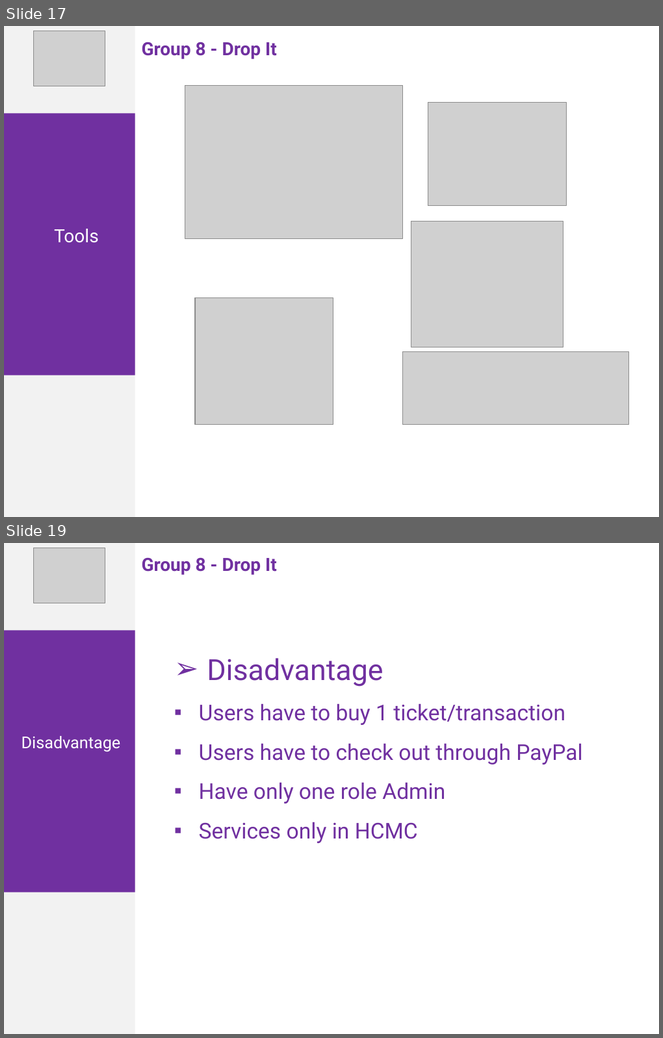
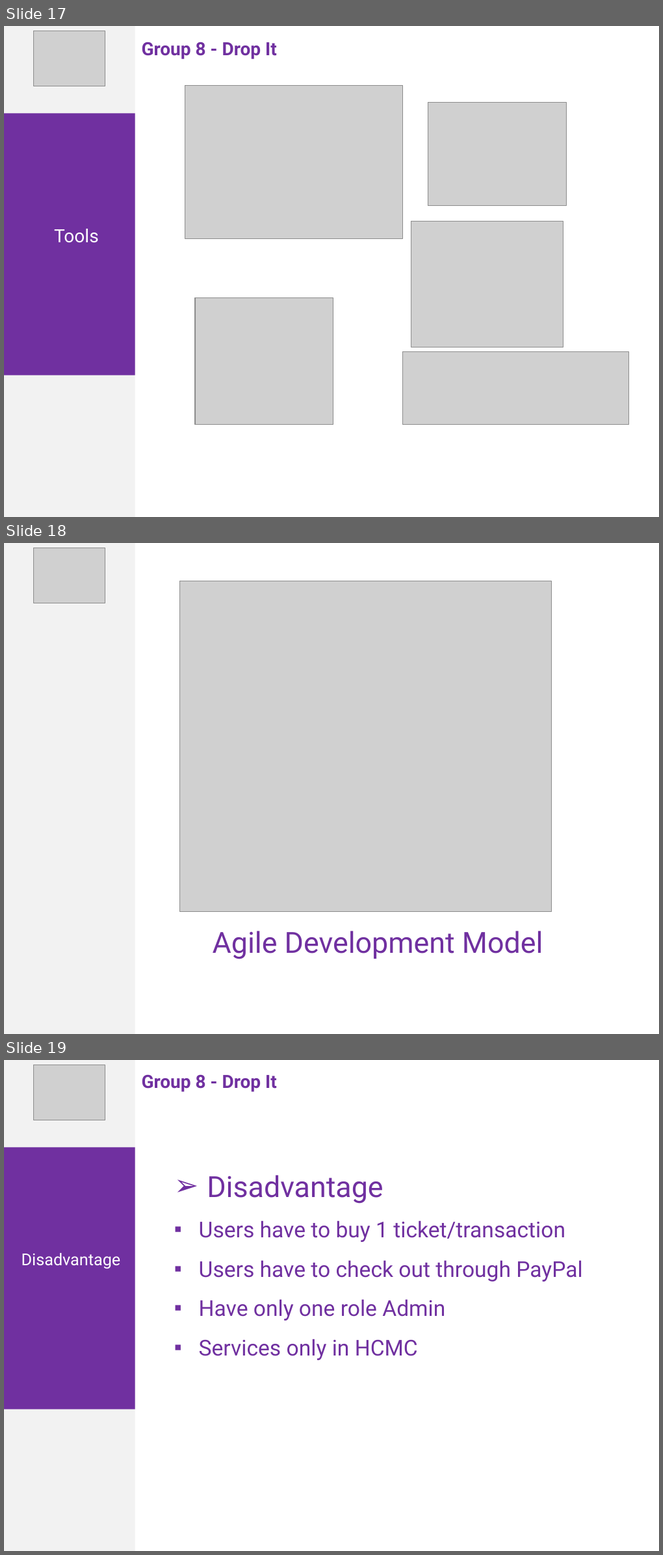
Before and after one commit to phonglk/fptu_capstone, a slide deck: Document/Present.pptx. Shown one above the other, each under a label of ours: slides 17 and 19 before the commit, slides 17, 18 and 19 after it; the slides between them are not shown. The pictures are 663x1038 and 663x1555 pixels, drawn with LibreOffice and Linux fonts; fonts in the diff are those of the drawing; grey boxes stand for pictures. Boxes give left, top, right and bottom in pixels: in the first picture for what was removed or moved away, otherwise in the second. Text is boxed around its words. In the diff, an @@ line names an element or a change of style, - is before the commit and + after.

```diff
--- a/Document/Present.pptx
+++ b/Document/Present.pptx
@@ slide 18 added at (4,543,659,1034), background #FFFFFF @@
@@ rectangle added at (4,543,135,1034), fill #F2F2F2 @@
@@ picture added at (33,548,105,603) @@
@@ picture added at (180,581,552,912) @@
@@ text added at (213,931,544,960), 32 pt, text #7030A0 @@
+Agile Development Model
```
Also in this commit, not shown: 7 slides changed, 1 slide removed.
